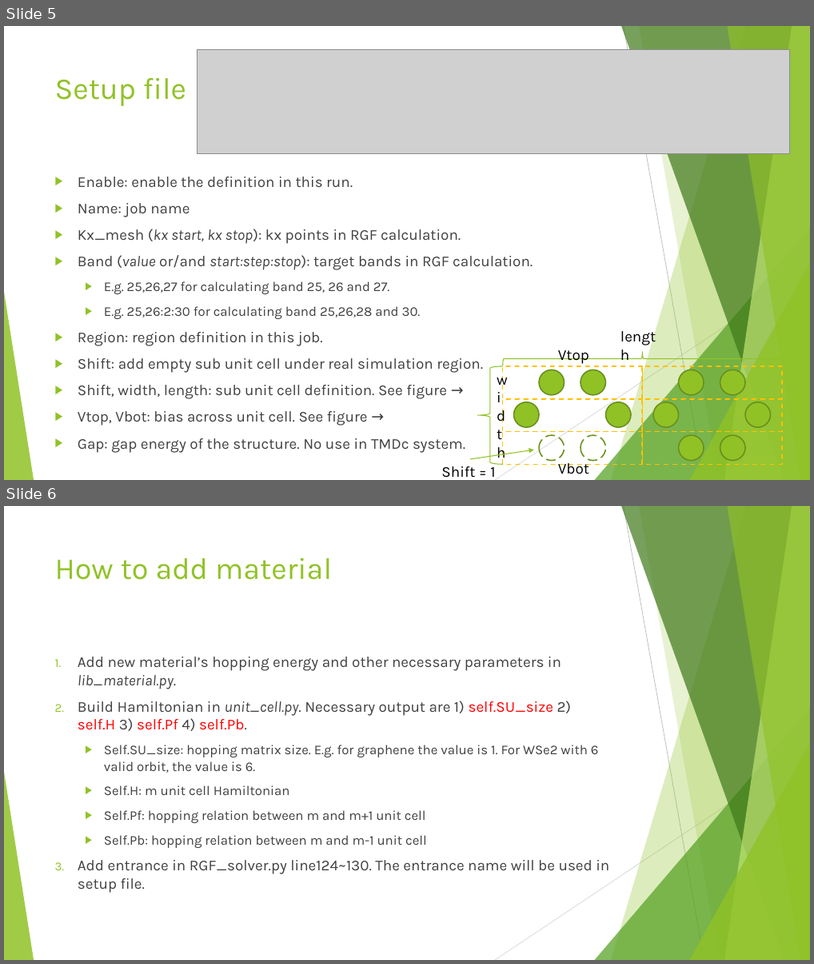
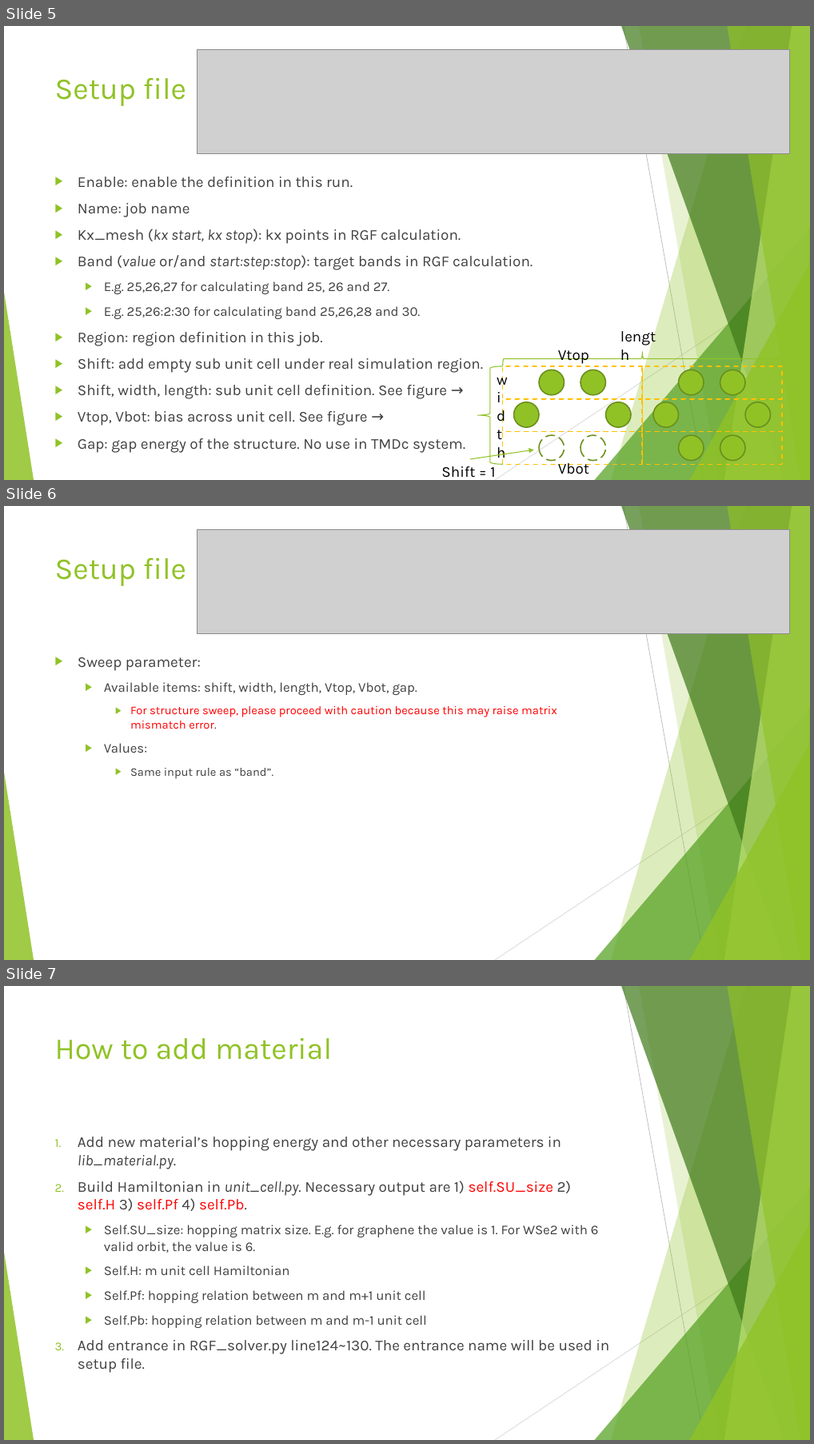
Before and after one commit to AgVeraneno/RGF_Python, a slide deck: example/RGF solver document.pptx. Shown one above the other, each under a label of ours: slides 5 and 6 before the commit, slides 5, 6 and 7 after it. The pictures are 814x964 and 814x1444 pixels, drawn with LibreOffice and Linux fonts; fonts in the diff are those of the drawing; grey boxes stand for pictures. Boxes give left, top, right and bottom in pixels: in the first picture for what was removed or moved away, otherwise in the second. Text is boxed around its words. In the diff, an @@ line names an element or a change of style, - is before the commit and + after.

Commit message:
update user sweep instruction

```diff
--- a/example/RGF solver document.pptx
+++ b/example/RGF solver document.pptx
@@ slide 6 added at bbox=[4, 506, 810, 960], background #FFFFFF; not listed: 10 template elements that a slide beside it also shows @@
@@ picture added at bbox=[197, 529, 790, 634] @@
@@ title added at bbox=[55, 558, 186, 586], 36 pt, text #90C226 @@
+Setup file
@@ text added at bbox=[78, 657, 558, 779], 14 pt, text #404040 @@
+▶ Sweep parameter:
+  ▶ Available items: shift, width, length, Vtop, Vbot, gap.
+    ▶ For structure sweep, please proceed with caution because this may raise matrix mismatch error.
+  ▶ Values:
+    ▶ Same input rule as “band”.
@@ what was slide 6 is now slide 7 @@
```
